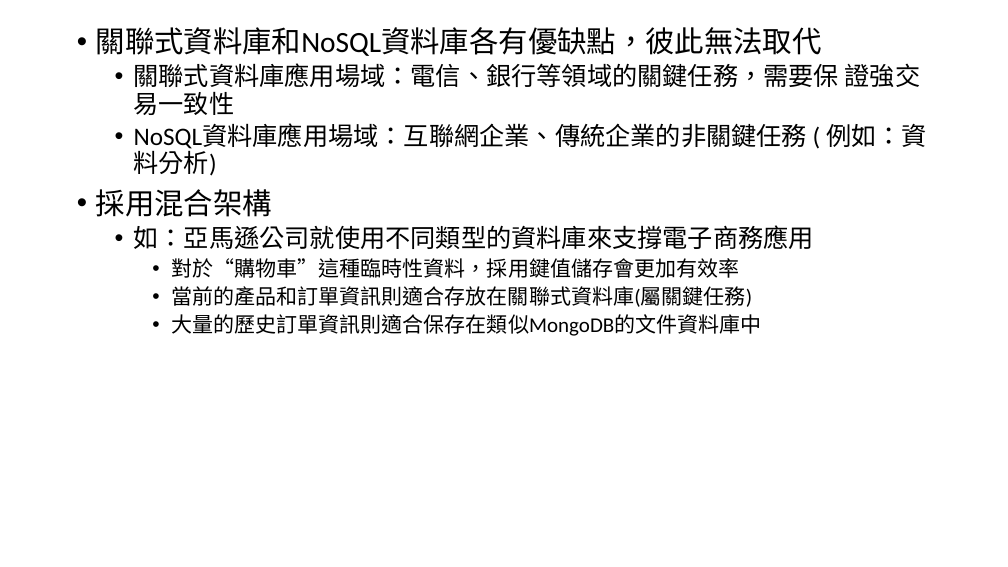
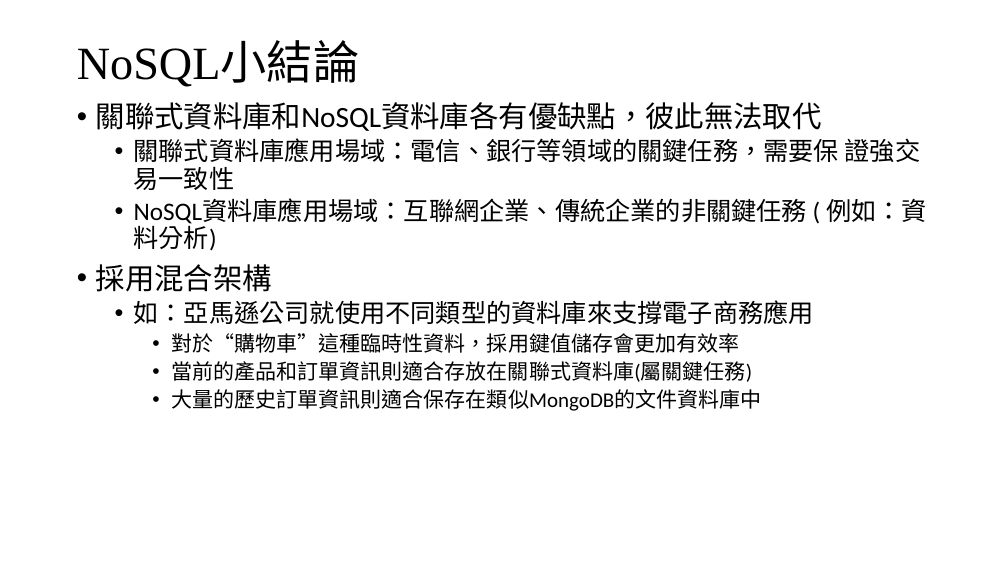
Before and after one commit to YuLiYangBryant/NoSQLReport, a slide deck: slide 21 of NoSQL.pptx (slide 22 before the commit). Drawn at 1008x567 pixels with LibreOffice and Linux fonts; fonts in the diff are those of the drawing. Boxes give left, top, right and bottom in pixels: in the first picture for what was removed or moved away, otherwise in the second. Text is boxed around its words. In the diff, an @@ line names an element or a change of style, - is before the commit and + after.

```diff
--- a/NoSQL.pptx
+++ b/NoSQL.pptx
@@ title added at <box>77,43,359,87</box>, 44 pt, text #000000 @@
+NoSQL小結論
@@ text "關聯式資料庫和NoSQL資料庫各有優缺點，彼此無法取代": place and size @@
-text "關聯式資料庫和NoSQL資料庫各有優缺點，彼此無法取代" at <box>96,27,927,336</box>
+text "關聯式資料庫和NoSQL資料庫各有優缺點，彼此無法取代" at <box>96,102,927,411</box>
```
Also in this commit, not shown: 2 other slides changed, 6 slides added, 14 slides removed.
